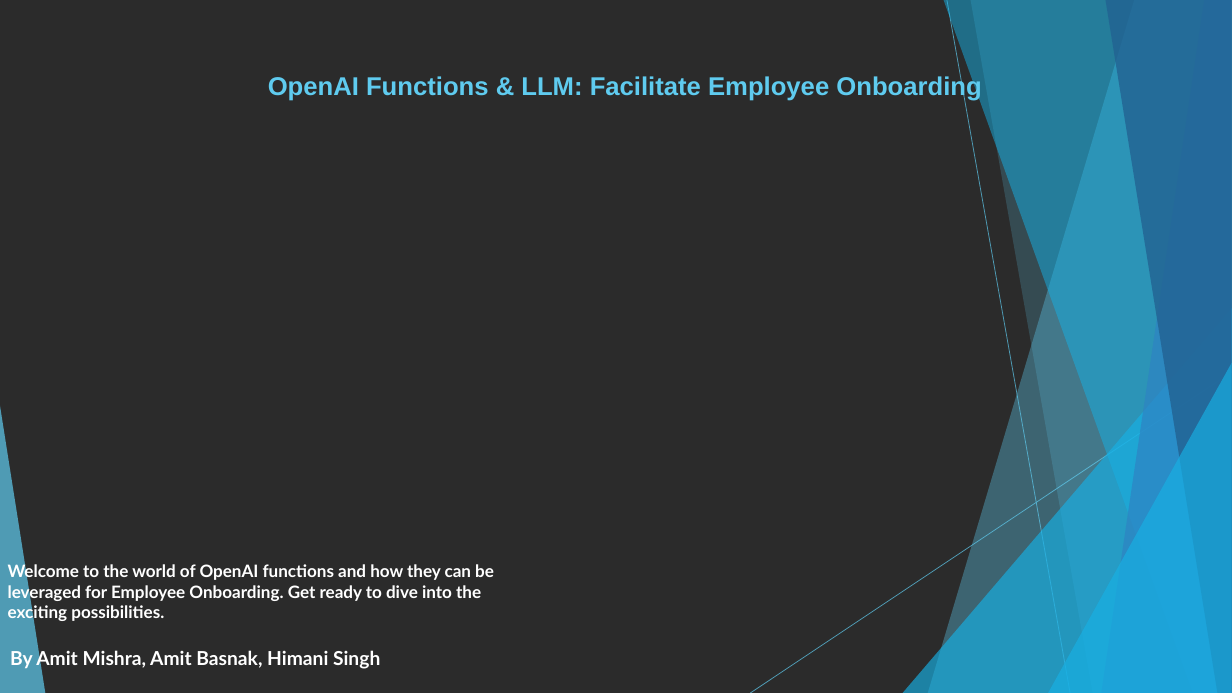
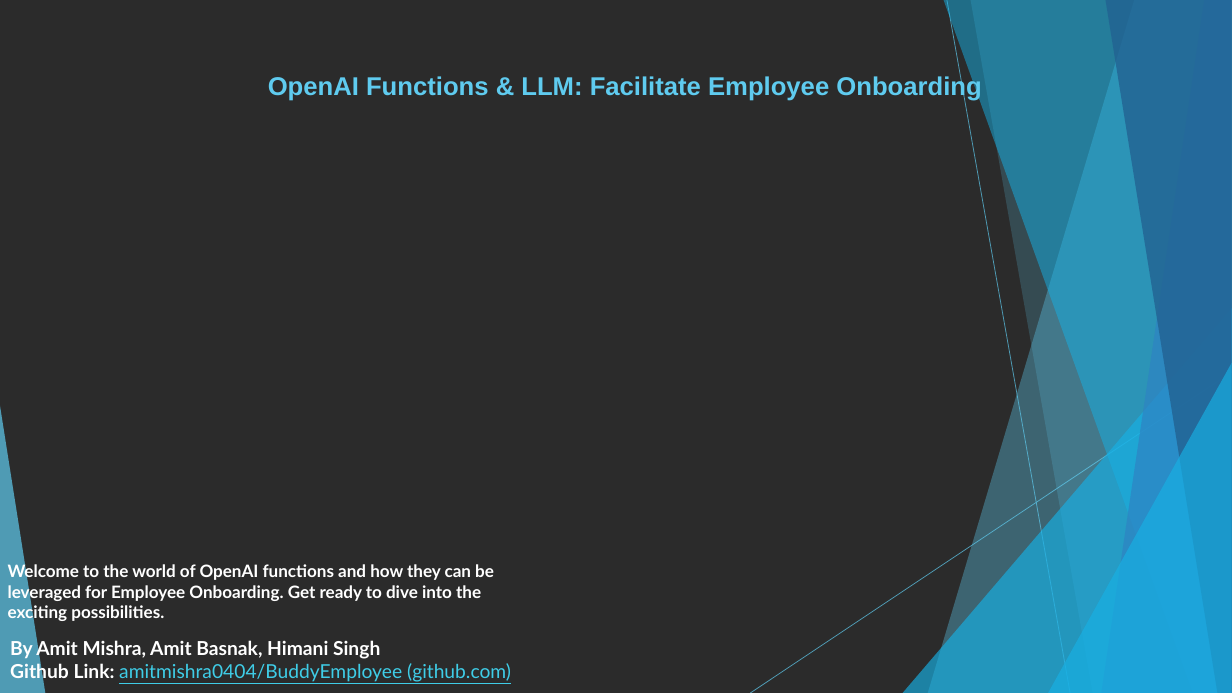
Before and after one commit to amitmishra0404/BuddyEmployee, a slide deck: slide 1 of OpenAI-Functions-Empowering-HR-Onboarding_09082023.pptx. Drawn at 1232x693 pixels with LibreOffice and Linux fonts; fonts in the diff are those of the drawing; background and template pictures are left out; a plain dark background stands for a picture behind light text. Boxes give left, top, right and bottom in pixels: in the first picture for what was removed or moved away, otherwise in the second. Text is boxed around its words. In the diff, an @@ line names an element or a change of style, - is before the commit and + after.

```diff
--- a/OpenAI-Functions-Empowering-HR-Onboarding_09082023.pptx
+++ b/OpenAI-Functions-Empowering-HR-Onboarding_09082023.pptx
@@ text "By Amit Mishra, Amit Basnak, ...": place and size @@
-text "By Amit Mishra, Amit Basnak, ..." at bbox=[10, 649, 380, 670]
+text "By Amit Mishra, Amit Basnak, ..." at bbox=[10, 639, 511, 683]
@@ text at bbox=[10, 662, 511, 683]: paragraph added @@
+Github Link: amitmishra0404/BuddyEmployee (github.com)
```
Also in this commit, not shown: 2 other slides changed.
